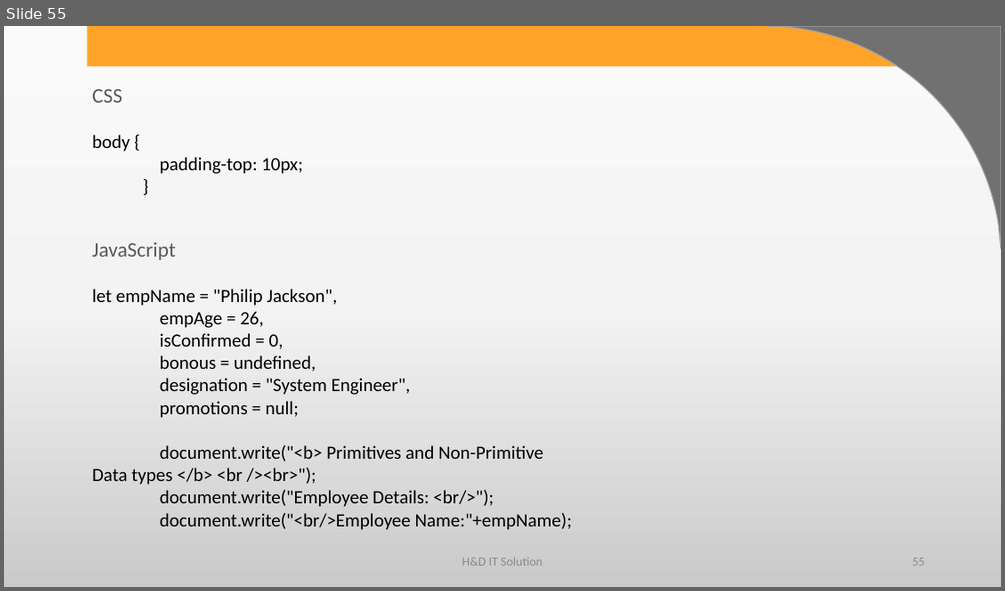
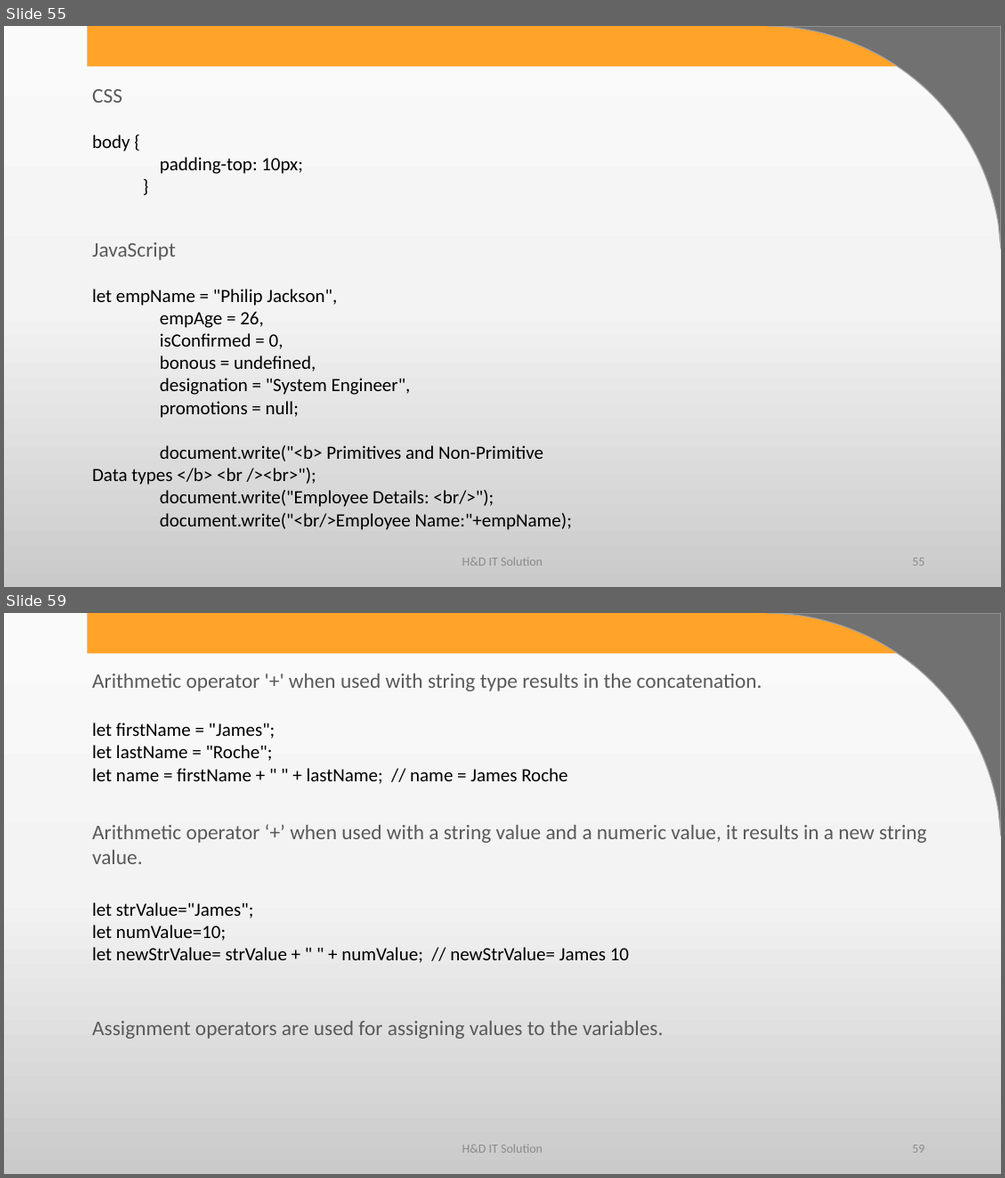
Before and after one commit to harshadasawant/javascript, a slide deck: ppt/JavaScript.pptx. Shown one above the other, each under a label of ours: slide 55 before the commit, slides 55 and 59 after it; the slides between them are not shown. The pictures are 1005x591 and 1005x1178 pixels, drawn with LibreOffice and Linux fonts; fonts in the diff are those of the drawing; background and template pictures are left out. Boxes give left, top, right and bottom in pixels: in the first picture for what was removed or moved away, otherwise in the second. Text is boxed around its words. In the diff, an @@ line names an element or a change of style, - is before the commit and + after.

Commit message:
operator added

```diff
--- a/ppt/JavaScript.pptx
+++ b/ppt/JavaScript.pptx
@@ slide 59 added at (4,613,1001,1174), background gradient #FBFBFB to #F4F4F4 to #CBCBCB; not listed: 2 template elements that a slide beside it also shows @@
@@ text added at (92,674,762,691), 20 pt, text #595959 @@
+Arithmetic operator '+' when used with string type results in the concatenation.
@@ text added at (92,722,567,784), 18 pt, text #000000 @@
+let firstName = "James";
+let lastName = "Roche";
+let name = firstName + " " + lastName; // name = James Roche
@@ text added at (92,825,926,864), 20 pt, text #595959 @@
+Arithmetic operator ‘+’ when used with a string value and a numeric value, it results in a new string value.
@@ text added at (92,902,629,963), 18 pt, text #000000 @@
+let strValue="James";
+let numValue=10;
+let newStrValue= strValue + " " + numValue; // newStrValue= James 10
@@ text added at (92,1021,663,1038), 20 pt, text #595959 @@
+Assignment operators are used for assigning values to the variables.
@@ text added at (462,1143,542,1152), 12 pt, text #8C8C8C @@
+H&D IT Solution
@@ page number added at (912,1144,924,1152), 12 pt, text #8C8C8C @@
+59
```
Also in this commit, not shown: 2 slides changed, 66 other slides added, 1 other file.
